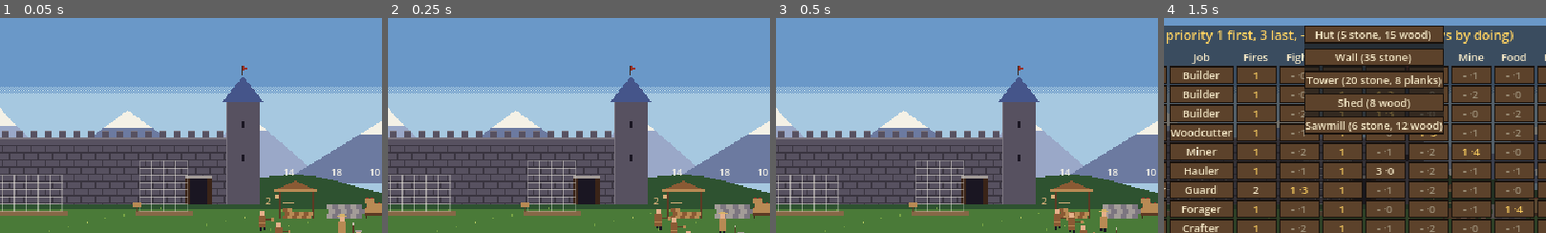
Above: before the commit, frames 1-4 (left to right).
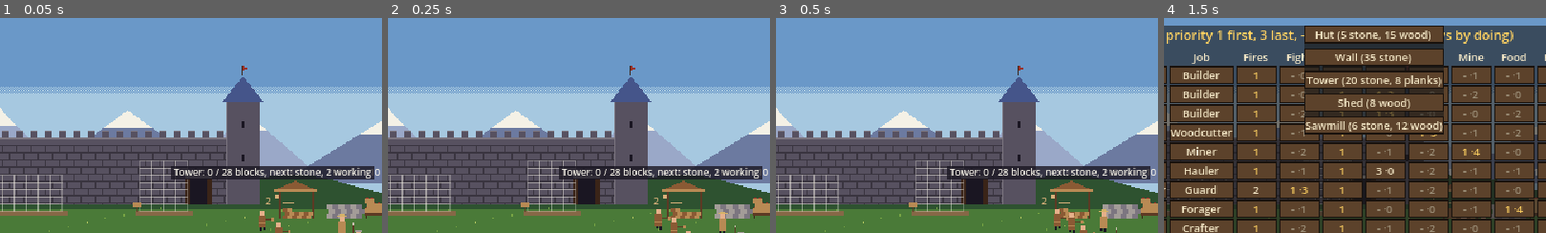
Above: after the commit, the same moments.

Repository: henrikmoepe-del/basebygger
Game: Godot game, scene res://sandbox/sandbox.tscn
Same seed, same stepped clock (60 frames per second), same inputs: the game is played once before the commit and once after it. This scene is started directly instead of the project's main scene.
Inputs:
- Up to frame 1 (0.05 s): no input
- Up to frame 2 (0.25 s): no input
- Up to frame 3 (0.5 s): no input
- Up to frame 4 (1.5 s): click "Build" at 0.5 s; click "Work" at 1.25 s
The pictures show only the part of the screen within x 28-78%, y 12-62%; the shares and areas given below are measured in that part.

The runs differ from the first frame. In frame 1, 3.2% of the frame differs, in the area x 44-98%, y 68-76%; in frame 2, 3.2%; in frame 3, 3.2%; in frame 4, nothing differs.

Commit message:
Sandbox: point at things to see what they are; the main game's sounds for what happens on screen
Co-Authored-By: Claude Opus 5.5 <noreply@anthropic.com>
Claude-Session: https://claude.ai/code/session_01KRfBmN2ZEbarco8VY7eoa6

Diff:
--- a/sandbox/sandbox.gd
+++ b/sandbox/sandbox.gd
@@ -32,6 +32,8 @@
 const Well := preload("res://sandbox/sb_well.gd")
 const Backdrop := preload("res://sandbox/sb_backdrop.gd")
 const Hud := preload("res://sandbox/sb_hud.gd")
+## The main game's sound effects, made in code (M mutes).
+const Sfx := preload("res://scripts/sfx.gd")
 
 const ZOOMS := [0.5, 1.0, 2.0, 3.0]
 
@@ -103,6 +105,7 @@
 	camera.make_current()
 	next_raid = time_at(SbData.FIRST_RAID_DAY, SbData.RAID_HOUR)
 	_build_map()
+	add_child(Sfx.new())
 	hud = CanvasLayer.new()
 	hud.set_script(Hud)
 	hud.world = self
@@ -248,9 +251,32 @@
 	t.queue_free()
 	if t.kind == "raider" and raid_on and raiders.is_empty():
 		raid_on = false
+		sound("won")
 		announce("The raid is over.")
 		for p in peasants:
 			p.rethink()
+
+
+## Plays one of the main game's sounds, if where it happens is on screen.
+func sound(name_: String, at := Vector2.INF) -> void:
+	if at != Vector2.INF:
+		var half := get_viewport_rect().size / 2.0 / camera.zoom
+		if absf(at.x - camera.position.x) > half.x + 20.0 or absf(at.y - camera.position.y) > half.y + 40.0:
+			return
+	get_tree().call_group("sfx", "play", name_)
+
+
+## What is under the mouse: the first thing whose shape is there, open or not.
+func thing_at(at: Vector2) -> Node2D:
+	for list in [raiders, fires, deer, items, bushes, rocks, trees, sites]:
+		for t in list:
+			if t.hit(at):
+				return t
+	if stockyard.hit(at):
+		return stockyard
+	if well.hit(at):
+		return well
+	return null
 
 
 func announce(text: String) -> void:
@@ -755,7 +781,11 @@
 	var p := peasant_at(at)
 	if p != null and not (p.is_open() and not selected.is_empty()):
 		text = "%s, %s: %s" % [p.person_name, p.job_name(), p.activity().to_lower()]
-	elif not selected.is_empty():
+	elif selected.is_empty():
+		var t := thing_at(at)
+		if t != null:
+			text = t.describe()
+	else:
 		var o := order_at(at)
 		if o.kind == "goto":
 			text = "Go here" + (" and hold" if selected.any(func(s): return s.drafted) else "")
--- a/sandbox/sb_bush.gd
+++ b/sandbox/sb_bush.gd
@@ -69,3 +69,9 @@
 	draw_circle(Vector2(3 + j, -6), 4.0, SbData.GRASS2)
 	for i in berries * 2:
 		draw_rect(Rect2(-5 + (i * 7) % 11 + j, -9 + (i * 5) % 7, 2, 2), SbData.RED1)
+
+
+func describe() -> String:
+	if berries <= 0:
+		return "A berry bush, picked bare"
+	return "A berry bush: %d basket%s%s" % [berries, "" if berries == 1 else "s", " (forbidden)" if forbidden else ""]
--- a/sandbox/sb_fire.gd
+++ b/sandbox/sb_fire.gd
@@ -78,3 +78,7 @@
 	for i in 6:
 		var p := Vector2(sin(t + i) * 4.0, -20.0 - strength * 10.0 - i * 4.0 - fmod(t * 6.0, 4.0))
 		draw_rect(Rect2(p, Vector2(2, 2)), Color(SbData.STONE1, 0.5))
+
+
+func describe() -> String:
+	return "Fire at %s (%d%%)" % [host.label(), roundi(strength * 100.0)]
--- a/sandbox/sb_peasant.gd
+++ b/sandbox/sb_peasant.gd
@@ -339,6 +339,7 @@
 		queue.clear()
 		order = {}
 		_end_task()
+		world.sound("lost")
 		world.announce("%s is down!" % person_name)
 	queue_redraw()
 
@@ -647,6 +648,8 @@
 		return
 	if _go(site.work_spot(self), delta):
 		_anim = "build"
+		if int((_timer + delta) / 0.4) != int(_timer / 0.4):
+			world.sound("hammer", position)
 		_timer += delta * skill_mult("build")
 		learn("build", delta)
 		if _timer >= PLACE_TIME:
@@ -758,6 +761,7 @@
 		_timer = 0.0
 		_arrow = 0.25
 		_arrow_to = prey.position + Vector2(0, -6)
+		world.sound("arrow", position)
 		if randf() < HIT_BASE + HIT_PER_LEVEL * float(skill.hunt):
 			var where: Vector2 = prey.position
 			prey.shot()
--- a/sandbox/sb_raider.gd
+++ b/sandbox/sb_raider.gd
@@ -133,3 +133,7 @@
 	if hp < 8.0:
 		draw_rect(Rect2(-5, -22, 10, 1), SbData.RED0)
 		draw_rect(Rect2(-5, -22, 10.0 * hp / 8.0, 1), SbData.GOLD)
+
+
+func describe() -> String:
+	return "A raider: %d / 8 health%s" % [ceili(hp), ", carrying %s" % loot if loot != "" and loot != "none" else ""]
--- a/sandbox/sb_rock.gd
+++ b/sandbox/sb_rock.gd
@@ -33,6 +33,7 @@
 	if _progress < MINE_TIME:
 		return false
 	_progress = 0.0
+	world.sound("mine", position)
 	stone -= 1
 	world.spawn_item("stone", position + Vector2(randf_range(-12, 12), randf_range(3, 8)))
 	if stone == 0:
@@ -73,3 +74,9 @@
 	draw_colored_polygon(pts, SbData.STONE2)
 	draw_colored_polygon(PackedVector2Array([Vector2(-10 + jig, -10 * f), Vector2(-3 + jig, -15 * f), Vector2(1 + jig, -9 * f), Vector2(-6 + jig, -6 * f)]), SbData.STONE3)
 	draw_line(Vector2(2 + jig, -12 * f), Vector2(5 + jig, -4 * f), SbData.STONE1, 1.0)
+
+
+func describe() -> String:
+	if stone <= 0:
+		return "A rock, used up for now"
+	return "A rock: %d stone left%s" % [stone, " (forbidden)" if forbidden else ""]
--- a/sandbox/sb_site.gd
+++ b/sandbox/sb_site.gd
@@ -93,8 +93,10 @@
 		return
 	laid.append(material)
 	placed += 1
+	world.sound("place", position)
 	if done():
 		_flash = 1.0
+		world.sound("built", position)
 		world.announce("The %s is finished." % title)
 	queue_redraw()
 
@@ -274,3 +276,7 @@
 			draw_colored_polygon(PackedVector2Array([Vector2(left + w / 2.0, top - 32), Vector2(left + w / 2.0 + 7, top - 30), Vector2(left + w / 2.0, top - 28)]), SbData.RED1)
 			draw_rect(Rect2(left + w / 2.0 - 1.0, top + 8.0, 2, 4), SbData.INK)
 			draw_rect(Rect2(left + w / 2.0 - 3.0, -10.0, 6, 10), SbData.WOOD0)
+
+
+func describe() -> String:
+	return progress_text() + (" (forbidden)" if forbidden else "")
--- a/sandbox/sb_stockyard.gd
+++ b/sandbox/sb_stockyard.gd
@@ -19,6 +19,8 @@
 
 func put(res: String, n := 1) -> void:
 	stock[res] = stock.get(res, 0) + n
+	if world != null:
+		world.sound("deliver", position)
 	queue_redraw()
 
 
@@ -78,3 +80,7 @@
 		draw_string(ThemeDB.fallback_font, Vector2(-62, -12), "%d" % stock.planks, HORIZONTAL_ALIGNMENT_RIGHT, 22, 8, SbData.PLANK)
 	draw_string(ThemeDB.fallback_font, Vector2(-30, -36), str(stock.wood), HORIZONTAL_ALIGNMENT_LEFT, -1, 8, SbData.WHITE)
 	draw_string(ThemeDB.fallback_font, Vector2(10, -36), str(stock.stone), HORIZONTAL_ALIGNMENT_LEFT, -1, 8, SbData.WHITE)
+
+
+func describe() -> String:
+	return "The stockyard: %d wood, %d stone, %d food, %d planks" % [stock.wood, stock.stone, stock.food, stock.planks]
--- a/sandbox/sb_thing.gd
+++ b/sandbox/sb_thing.gd
@@ -44,6 +44,11 @@
 	return kind
 
 
+## A line for pointing at it with nobody selected.
+func describe() -> String:
+	return label().capitalize() + (" (forbidden)" if forbidden else "")
+
+
 func claim(peasant: Node2D) -> void:
 	if not workers.has(peasant):
 		workers.append(peasant)
--- a/sandbox/sb_tree.gd
+++ b/sandbox/sb_tree.gd
@@ -34,6 +34,7 @@
 	if _progress < CHOP_TIME:
 		return false
 	_progress = 0.0
+	world.sound("chop", position)
 	wood -= 1
 	world.spawn_item("wood", position + Vector2(randf_range(-12, 12), randf_range(3, 9)))
 	if wood == 0:
@@ -79,3 +80,9 @@
 	# A notch shows how far the chopping has got.
 	if wood < _full or _progress > 0.0:
 		draw_rect(Rect2(-2 * s, -5, 2, 3), SbData.WOOD3)
+
+
+func describe() -> String:
+	if wood <= 0:
+		return "A stump, growing back"
+	return "A tree: %d log%s left%s" % [wood, "" if wood == 1 else "s", " (forbidden)" if forbidden else ""]
--- a/sandbox/sb_well.gd
+++ b/sandbox/sb_well.gd
@@ -25,3 +25,7 @@
 	draw_rect(Rect2(5, -20, 2, 12), SbData.WOOD1)
 	draw_colored_polygon(PackedVector2Array([Vector2(-10, -18), Vector2(0, -25), Vector2(10, -18)]), SbData.WOOD2)
 	draw_rect(Rect2(-1, -15, 2, 4), SbData.STONE1)
+
+
+func describe() -> String:
+	return "The well: buckets for putting out fires"
--- a/sandbox/tests/shots.gd
+++ b/sandbox/tests/shots.gd
@@ -40,6 +40,8 @@
 	"torch": {"steps": [[0.5, "torch"], [13.0, "shot"]]},
 	# Someone dozing on the job, and the card showing their trait.
 	"doze": {"steps": [[2.0, "doze"], [1.0, "shot"]]},
+	# Pointing at a rock with nobody selected.
+	"point": {"steps": [[1.0, "point"], [0.5, "shot"]]},
 	# The hunter in the wood, aiming at a deer.
 	"hunt": {"steps": [[0.5, "hunt"], [5.5, "shot"], [3.0, "shot"]]},
 	"box": {"steps": [[2.0, "box"], [0.1, "goto"], [0.4, "shot"]]},
@@ -178,6 +180,11 @@
 			w.select([w.peasants[1]])
 			w.camera.position = Vector2(p.position.x, -20)
 			w.camera.zoom = Vector2(2, 2)
+		"point":
+			w.camera.position = Vector2(330, -20)
+			var r: Node2D = w.rocks[0]
+			var screen: Vector2 = (r.position + Vector2(0, -6) - w.camera.position) * w.camera.zoom + Vector2(320, 180)
+			Input.warp_mouse(screen * 2.0)
 		"hunt":
 			w.camera.position = Vector2(480, -20)
 			w.camera.zoom = Vector2(2, 2)
Not shown, changed: sandbox/README.md
